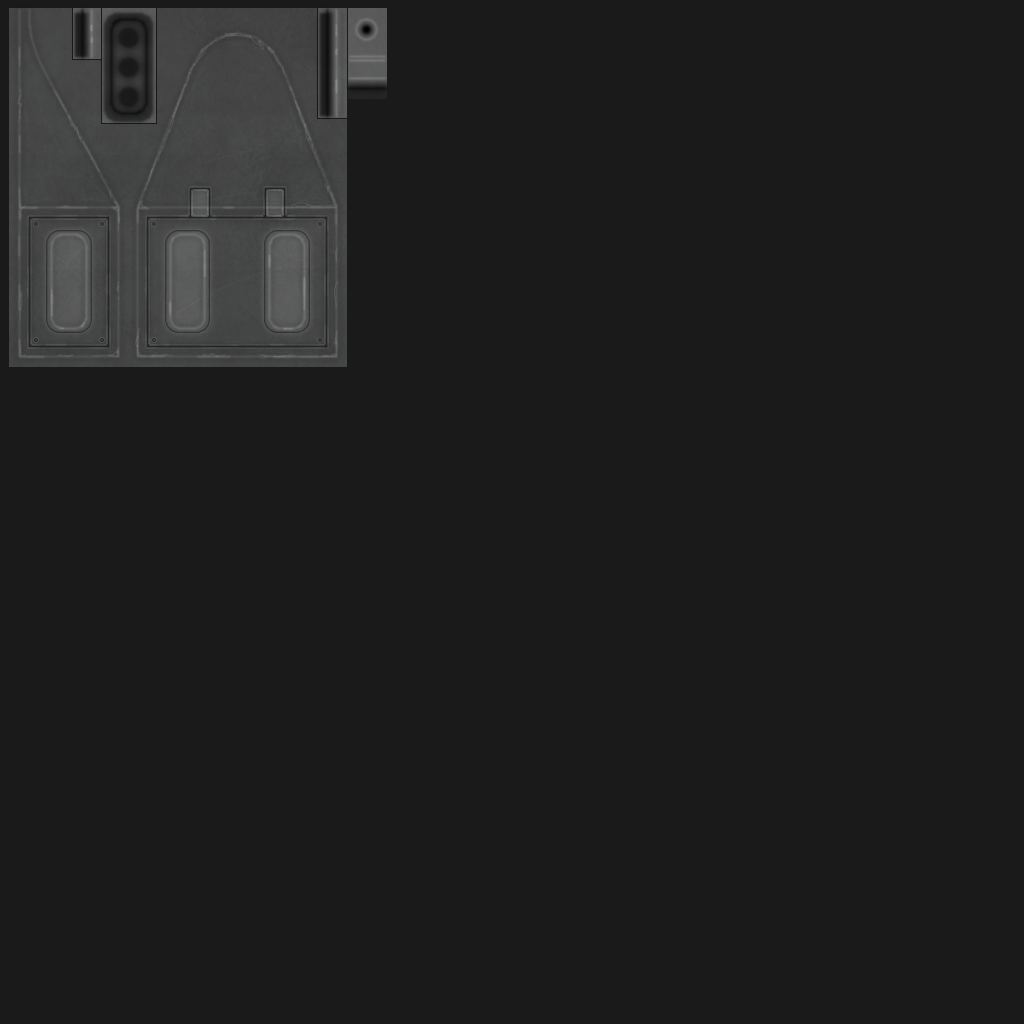
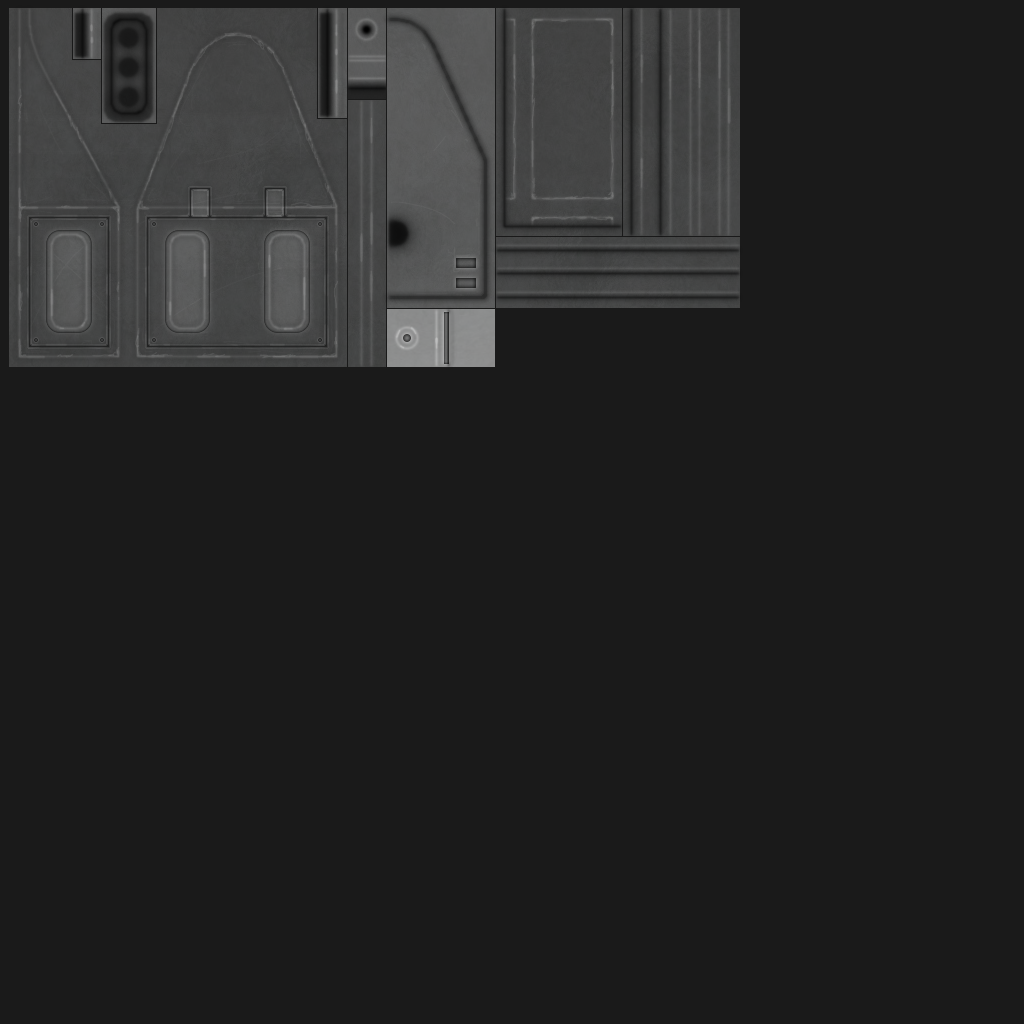
Two versions of the same layered image (1024x1024). Layer-by-layer changes:
"baked ao 2": opacity 30% → 60%, painted on it over [348, 8, 500, 313]
painted on "baked ao 1" over [386, 10, 495, 308]
added group "support" with 6 layers above "back" over [393, 304, 457, 368]
added layer "support high 2" (40%) in group "support" over [395, 326, 439, 350]
added layer "support high 1" in group "support" over [393, 309, 440, 367]
added layer "support low 1" (1st of 2, in "support") in group "support" over [440, 304, 457, 368]
added group "back" (1st of 2) with 5 layers above "under rim" over [379, 9, 496, 308]
added layer "back low 2" in group "back" over [382, 11, 494, 306]
added layer "back low 1" in group "back" over [386, 16, 489, 301]
added layer "back grime 2" (5%) in group "back" over [391, 43, 482, 297]
added layer "back grime 1" (20%) in group "back" over [379, 9, 496, 308]
added group "under rim" with 4 layers above "box" over [359, 7, 741, 367]
added layer "under rim high 2" (40%) in group "under rim" over [359, 29, 731, 302]
added layer "under rim high 1" in group "under rim" over [359, 8, 740, 367]
added layer "under rim low 2" in group "under rim" over [491, 7, 741, 306]
added layer "under rim low 1" in group "under rim" over [494, 7, 741, 301]
added group "box" with 5 layers above "nozzle" over [496, 7, 627, 235]
added layer "box low 2" in group "box" over [496, 7, 627, 235]
added layer "box low 1" in group "box" over [501, 7, 624, 230]
added layer "box high 3" (40%) in group "box" over [509, 18, 615, 221]
added layer "box high 2" (40%) in group "box" over [509, 17, 615, 223]
added layer "box high 1" in group "box" over [504, 17, 615, 227]
painted on "wear" over [348, 8, 740, 367]
painted on "b" over [348, 8, 740, 367]
…and 4 more changes (1 added, 3 painted)
